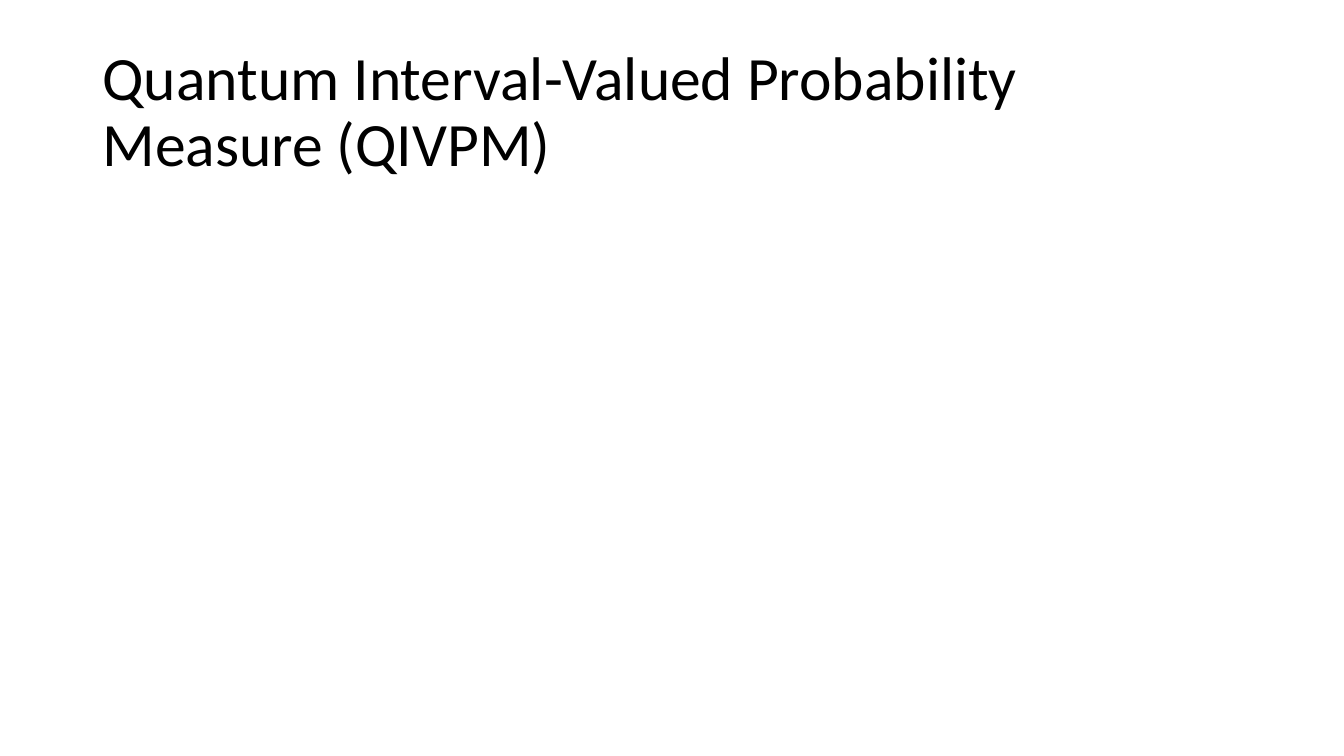
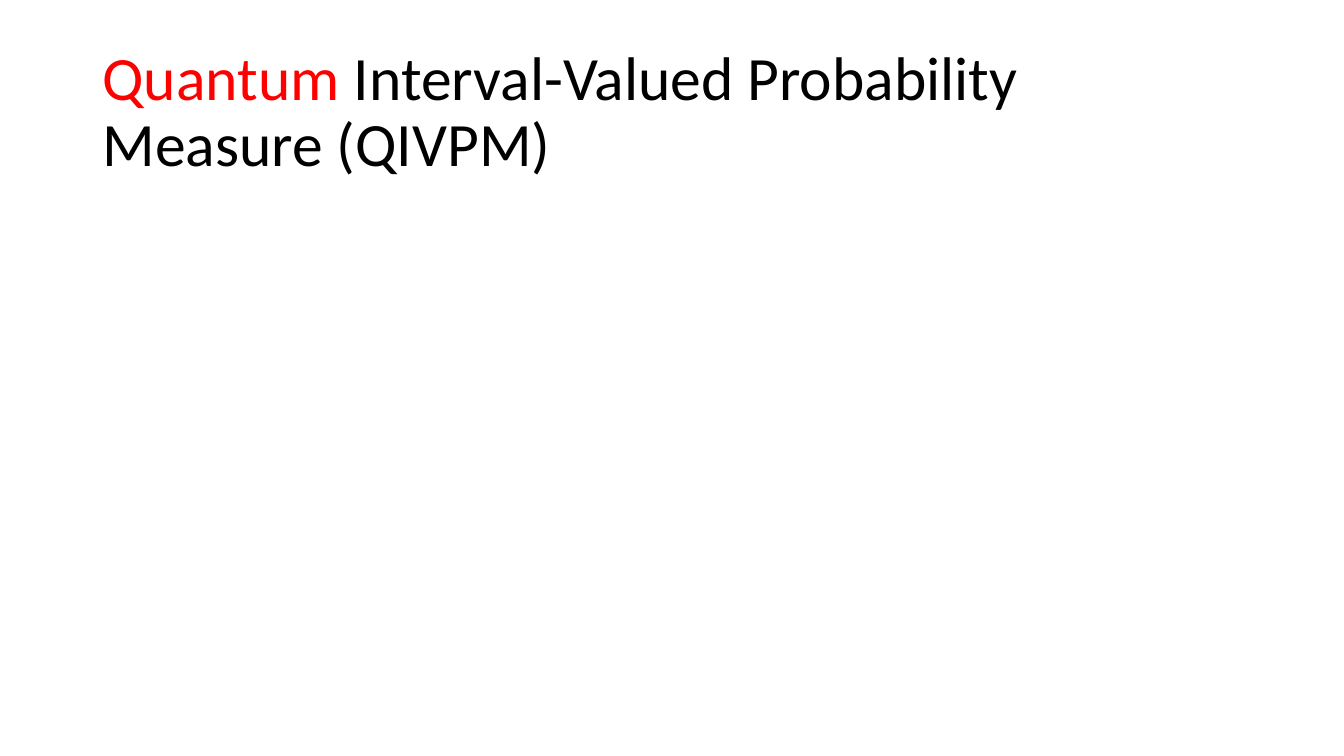
Before and after one commit to yuttai/Contextuality-and-Nonlocality-in-Discrete-Quantum-Theory, a slide deck: slide 9 of prop_letter.pptx (slide 7 before the commit). Drawn at 1344x756 pixels with LibreOffice and Linux fonts; fonts in the diff are those of the drawing; grey boxes stand for pictures. Boxes give left, top, right and bottom in pixels: in the first picture for what was removed or moved away, otherwise in the second. Text is boxed around its words. In the diff, an @@ line names an element or a change of style, - is before the commit and + after.

```diff
--- a/prop_letter.pptx
+++ b/prop_letter.pptx
@@ title "Quantum Interval-Valued Probability Measure (QIVPM)" at (102,57,1018,175): text colour #000000 to #FF0000 in "Quantum" @@
```
Also in this commit, not shown: 3 other slides changed, 3 slides added.
